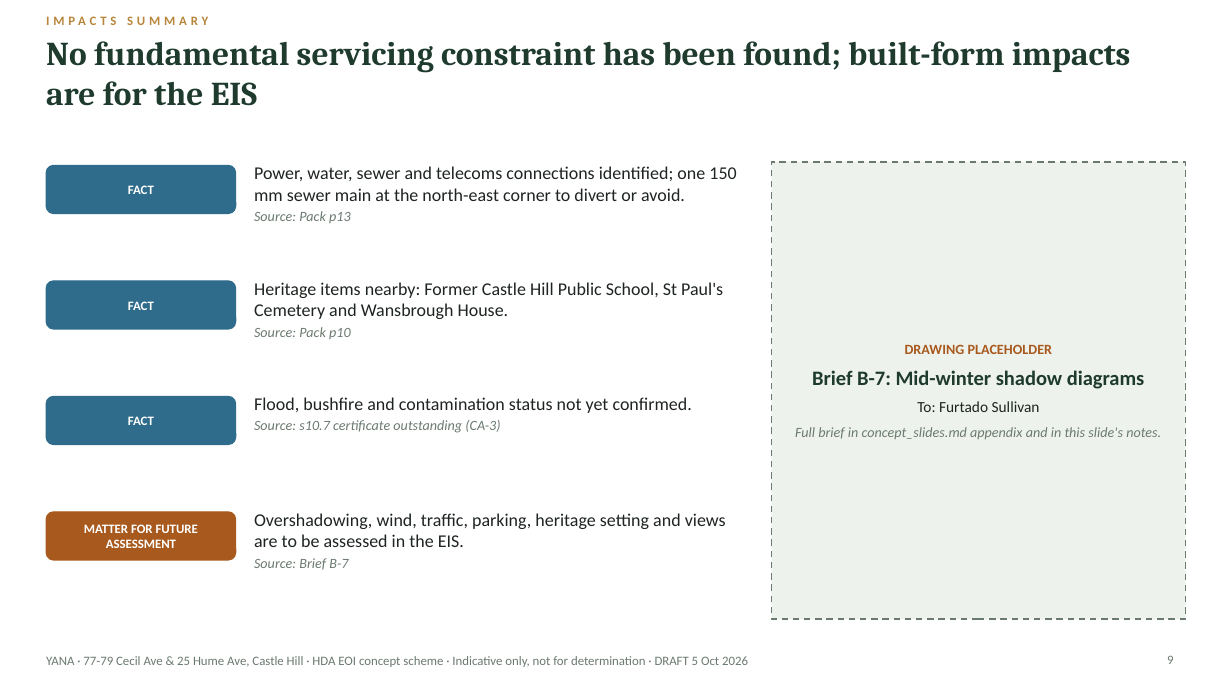
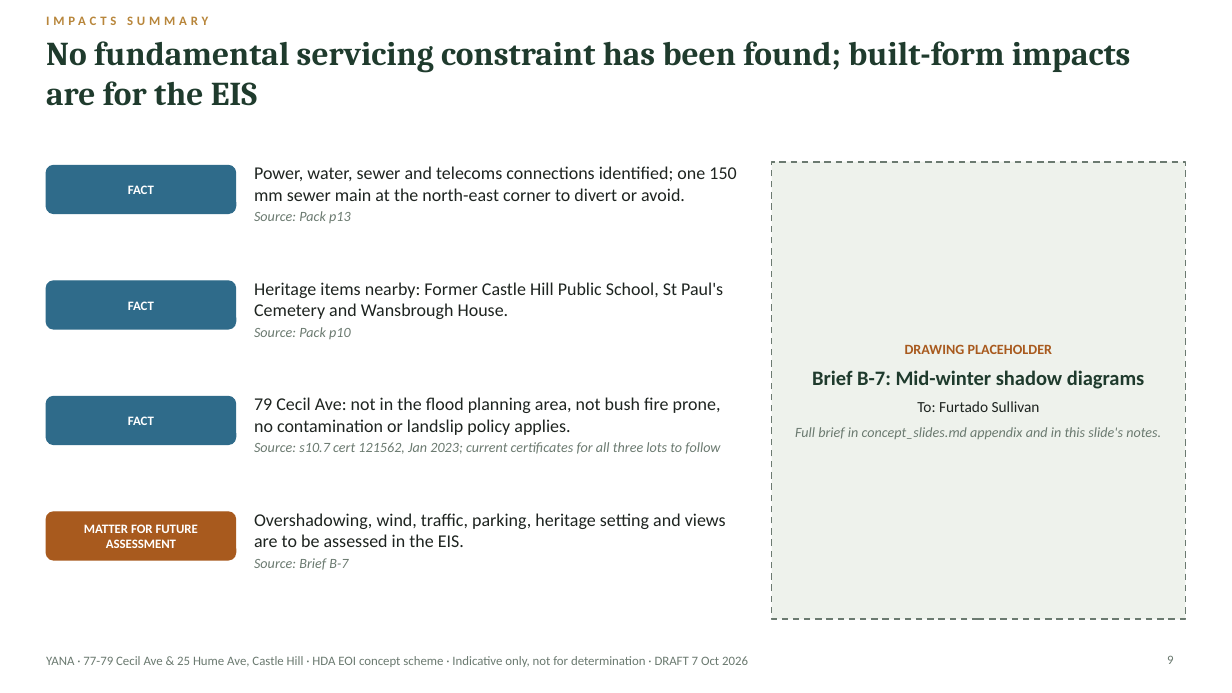
Before and after one commit to iamdrdavid-svg/Yana-Eoi, a slide deck: slide 9 of outputs/concept_slides.pptx. Drawn at 1232x693 pixels with LibreOffice and Linux fonts; fonts in the diff are those of the drawing. Boxes give left, top, right and bottom in pixels: in the first picture for what was removed or moved away, otherwise in the second. Text is boxed around its words. In the diff, an @@ line names an element or a change of style, - is before the commit and + after.

```diff
--- a/outputs/concept_slides.pptx
+++ b/outputs/concept_slides.pptx
@@ text at bbox=[254, 397, 721, 454]: text changed @@
-Flood, bushfire and contamination status not yet confirmed.
-Source: s10.7 certificate outstanding (CA-3)
+79 Cecil Ave: not in the flood planning area, not bush fire prone, no contamination or landslip policy applies.
+Source: s10.7 cert 121562, Jan 2023; current certificates for all three lots to follow
@@ text at bbox=[46, 656, 748, 667]: text changed @@
-YANA · 77-79 Cecil Ave & 25 Hume Ave, Castle Hill · HDA EOI concept scheme · Indicative only, not for determination · DRAFT 5 Oct 2026
+YANA · 77-79 Cecil Ave & 25 Hume Ave, Castle Hill · HDA EOI concept scheme · Indicative only, not for determination · DRAFT 7 Oct 2026
```
Also in this commit, not shown: 12 other slides changed, 12 other files.
